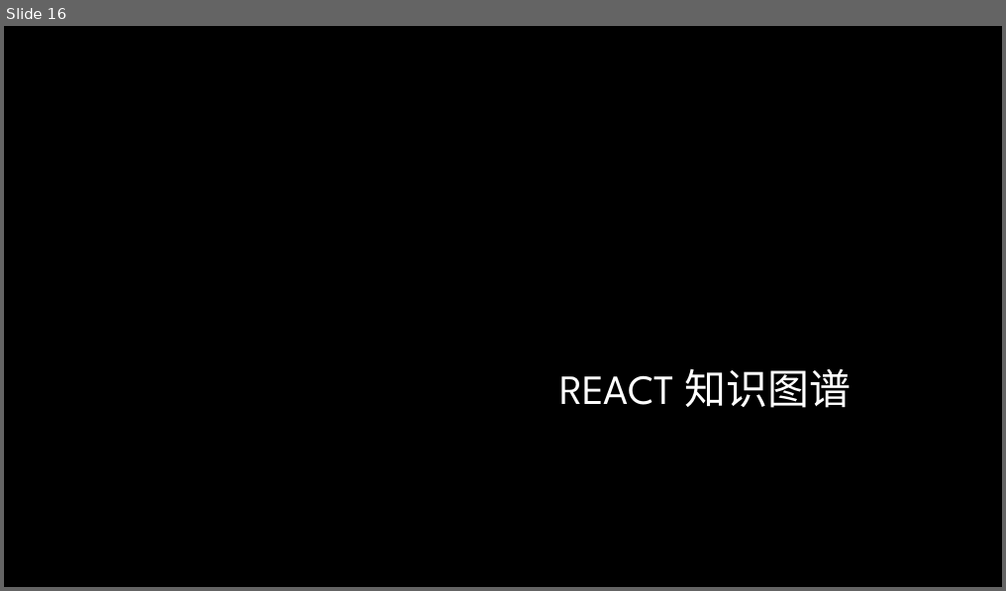
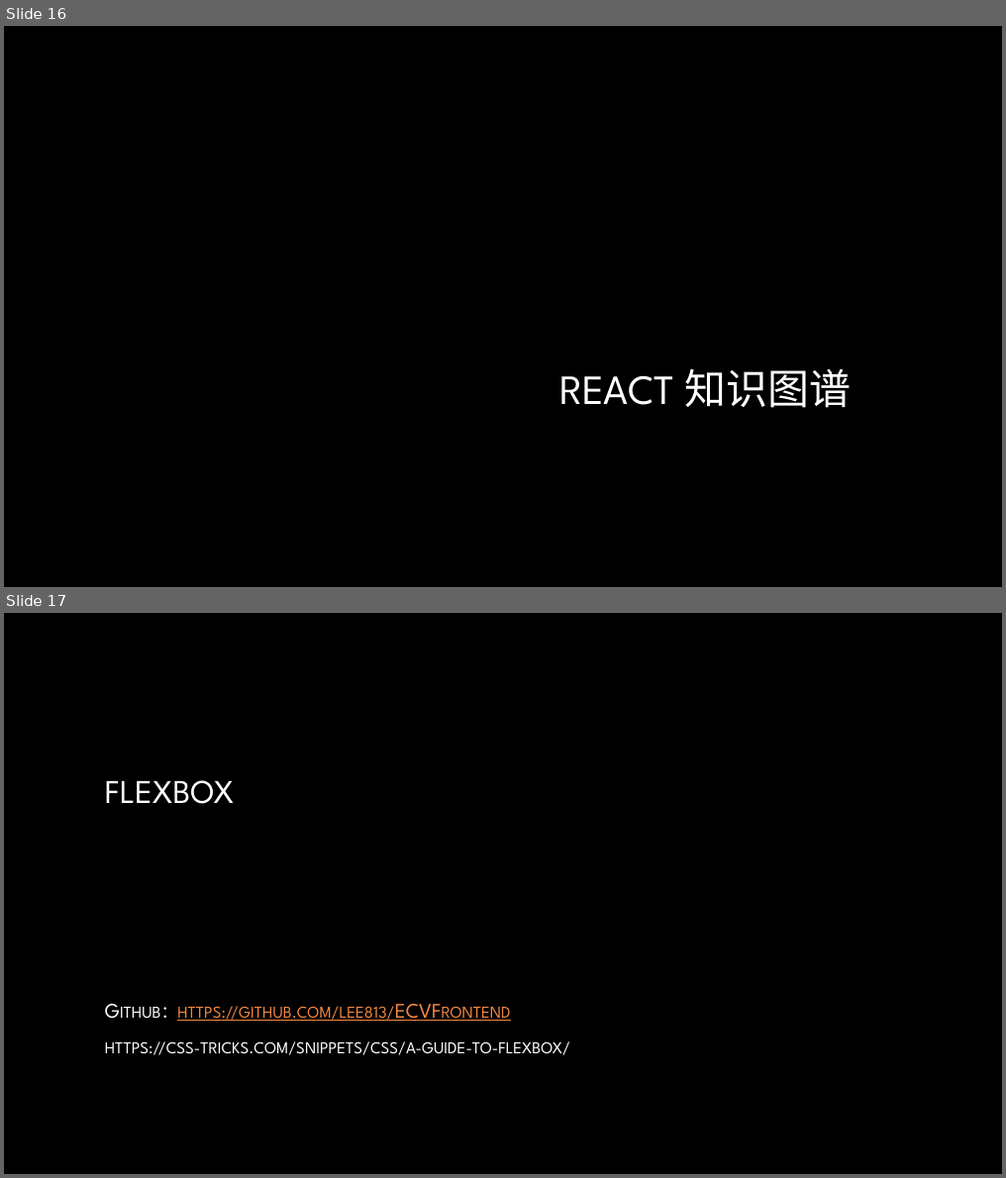
Before and after one commit to lee813/ECVFrontend, a slide deck: 前端课程.pptx. Shown one above the other, each under a label of ours: slide 16 before the commit, slides 16 and 17 after it. The pictures are 1006x591 and 1006x1178 pixels, drawn with LibreOffice and Linux fonts; fonts in the diff are those of the drawing; background and template pictures are left out. Boxes give left, top, right and bottom in pixels: in the first picture for what was removed or moved away, otherwise in the second. Text is boxed around its words. In the diff, an @@ line names an element or a change of style, - is before the commit and + after.

```diff
--- a/前端课程.pptx
+++ b/前端课程.pptx
@@ slide 17 added at bbox=[4, 613, 1002, 1174], background picture (left out) @@
@@ title added at bbox=[105, 780, 234, 804], 32 pt, text gradient #FFFFFF to #A6A6A6 @@
+FLEXBOX
@@ text added at bbox=[105, 1006, 570, 1056], 20 pt, text gradient #FFFFFF to #BFBFBF, small capitals @@
+Github：https://github.com/lee813/ECVFrontend
+https://css-tricks.com/snippets/css/a-guide-to-flexbox/
```
Also in this commit, not shown: 2 other slides added, 36 other files.
